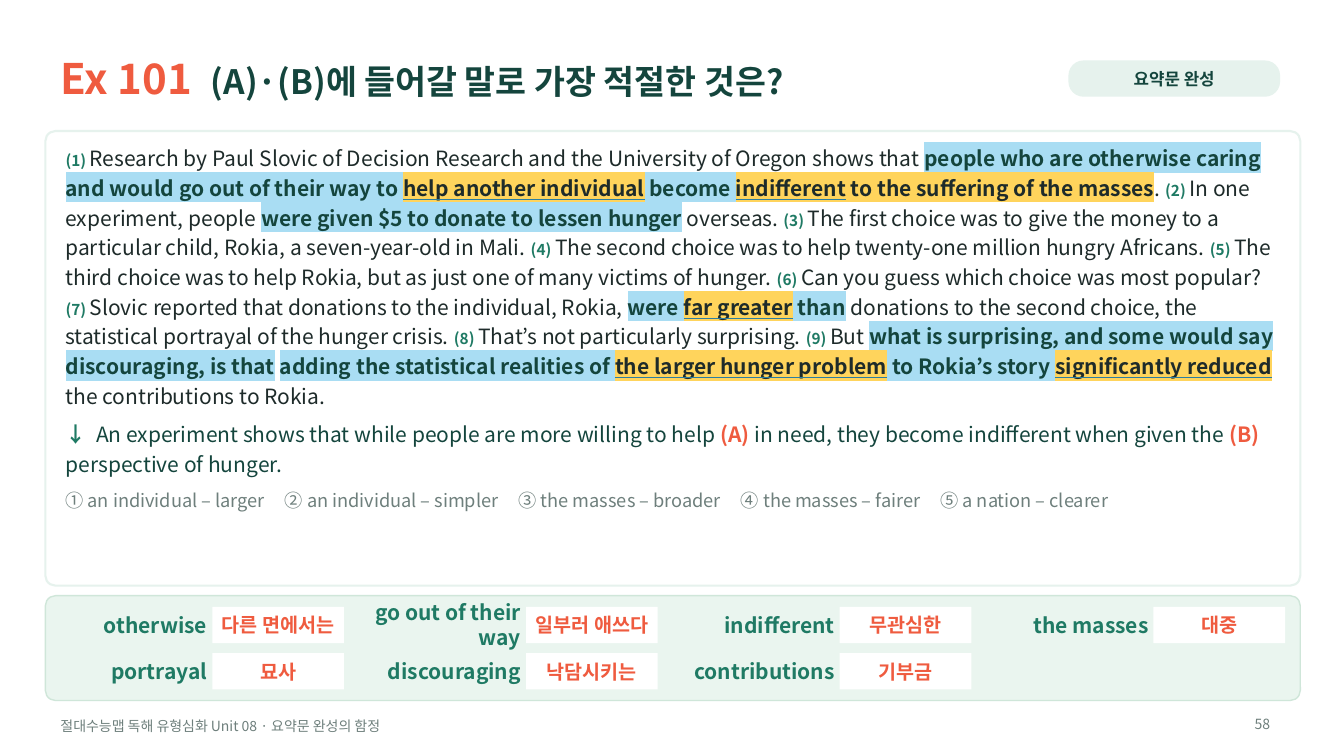
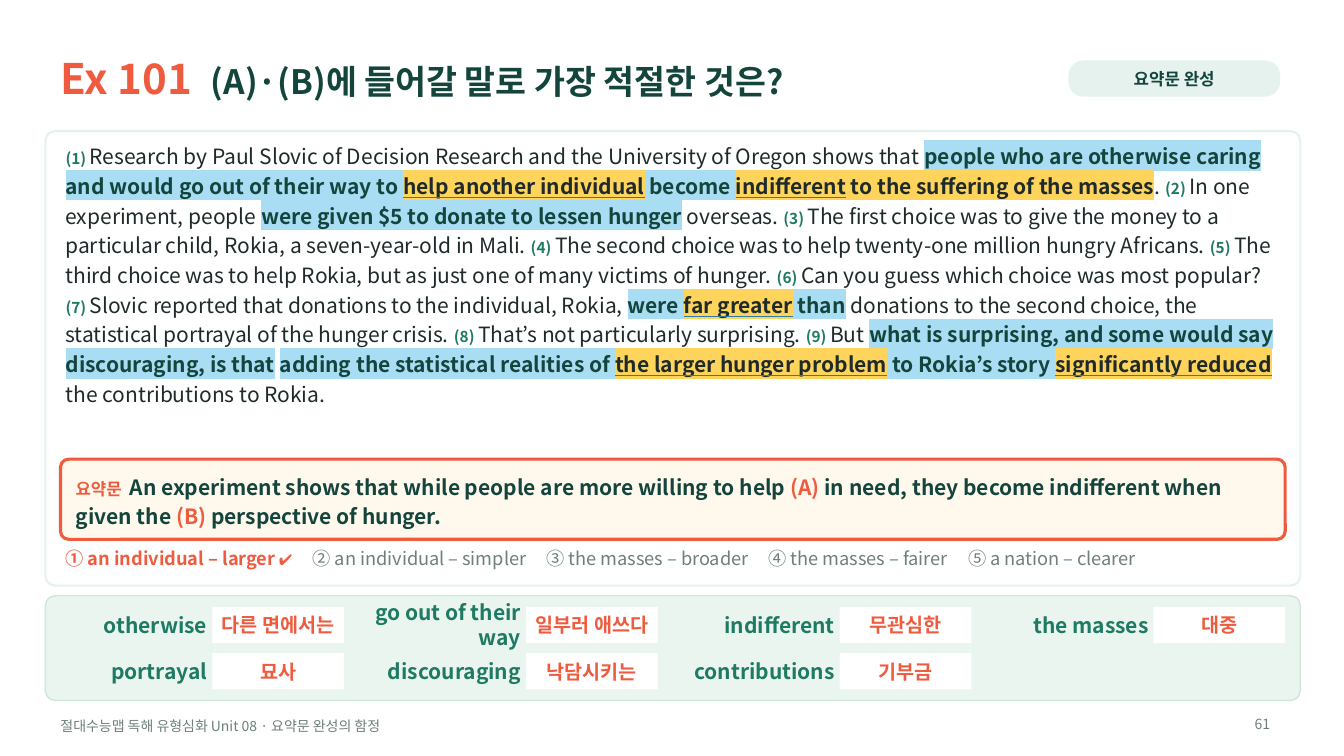
Before and after one commit to HUFSDavid/HUFSDavid, a slide deck: slide 61 of 절대수능맵_독해유형심화_Unit08_수업PPT.pptx (slide 58 before the commit). Drawn at 1344x756 pixels with LibreOffice and Linux fonts; fonts in the diff are those of the drawing. Boxes give left, top, right and bottom in pixels: in the first picture for what was removed or moved away, otherwise in the second. Text is boxed around its words. In the diff, an @@ line names an element or a change of style, - is before the commit and + after.

```diff
--- a/절대수능맵_독해유형심화_Unit08_수업PPT.pptx
+++ b/절대수능맵_독해유형심화_Unit08_수업PPT.pptx
@@ text at <box>66,424,1259,512</box>: paragraphs removed @@
-↓ An experiment shows that while people are more willing to help (A) in need, they become indifferent when given the (B) perspective of hunger.
-① an individual – larger ② an individual – simpler ③ the masses – broader ④ the masses – fairer ⑤ a nation – clearer
@@ rounded rectangle added at <box>60,460,1286,540</box>, fill #FFF8EC, outline #EF5B3F 2.25 pt @@
@@ text added at <box>76,477,1222,529</box>, 15 pt, text #14453D, bold @@
+요약문 An experiment shows that while people are more willing to help (A) in need, they become indifferent when given the (B) perspective of hunger.
@@ text added at <box>66,549,1135,570</box>, 13 pt, text #6E7F7C @@
+① an individual – larger ✔ ② an individual – simpler ③ the masses – broader ④ the masses – fairer ⑤ a nation – clearer
@@ page number at <box>1255,718,1271,729</box>: text changed @@
-58
+61
```
Also in this commit, not shown: 13 other slides changed, 5 slides added, 2 slides removed, 5 other files.
